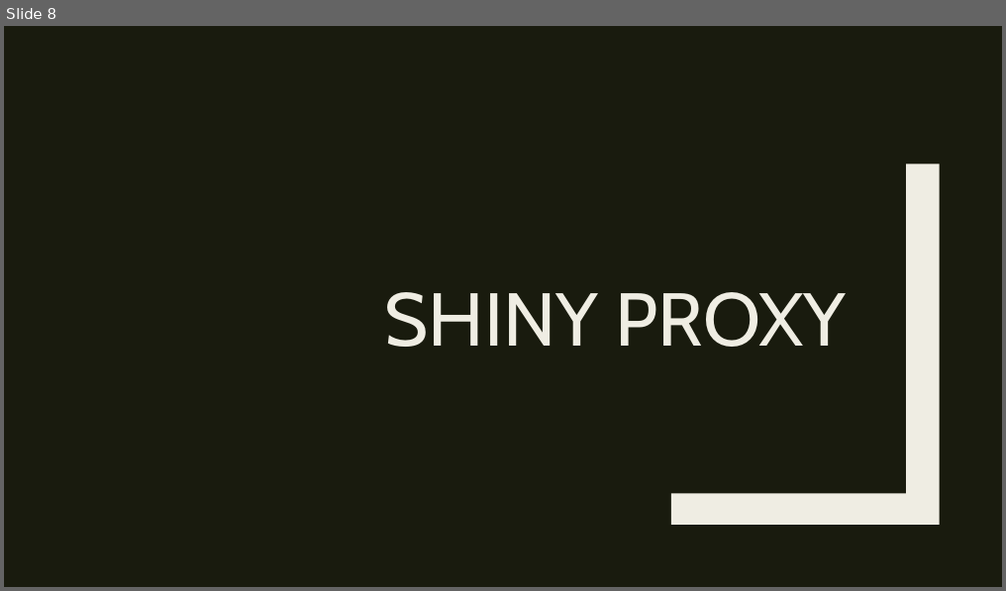
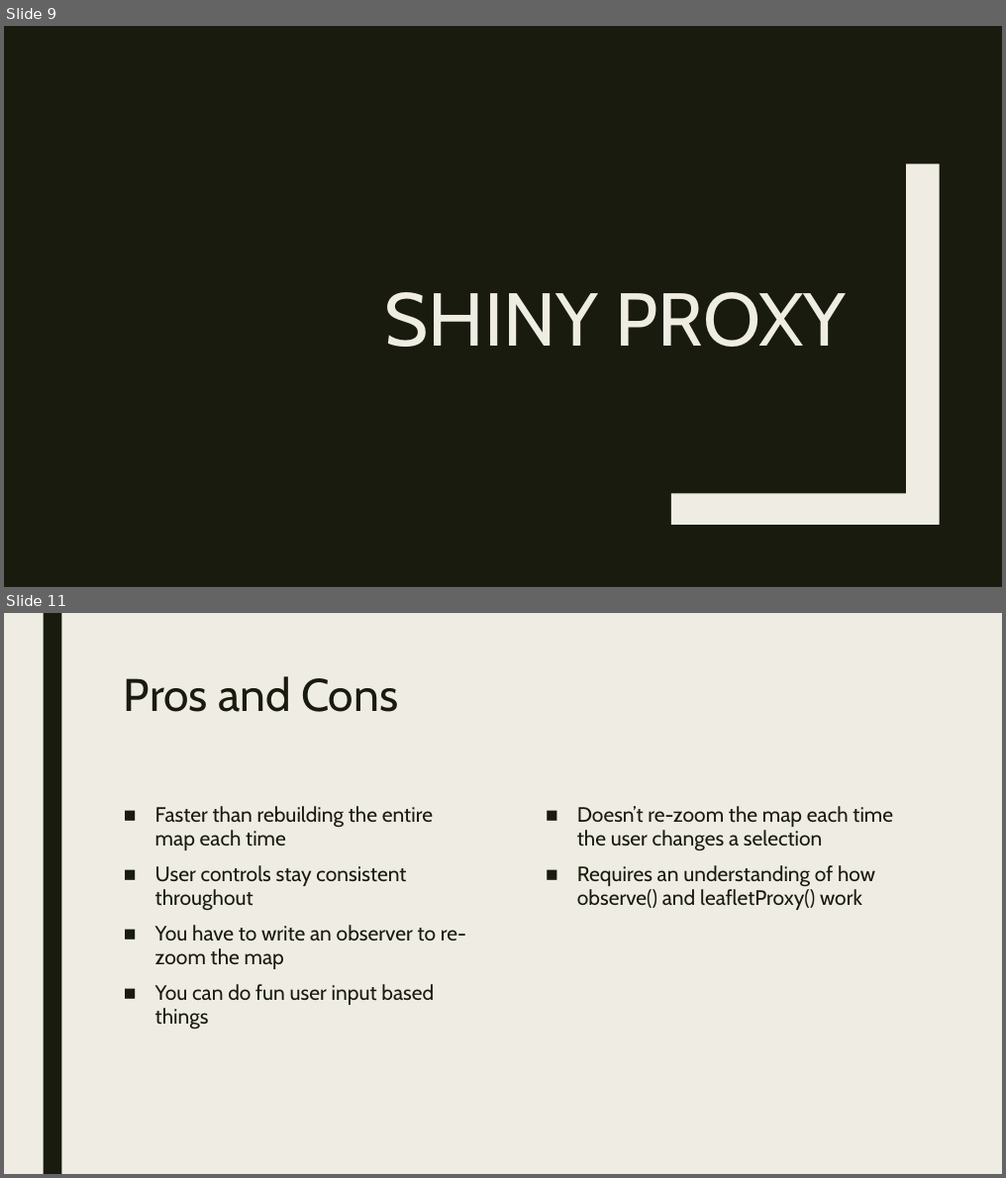
Before and after one commit to RforOperations2018/Class_10-Leaflet-Shiny, a slide deck: Class 10.pptx. Shown one above the other, each under a label of ours: slide 8 before the commit, slides 9 and 11 after it; the slides between them are not shown. The pictures are 1006x591 and 1006x1178 pixels, drawn with LibreOffice and Linux fonts; fonts in the diff are those of the drawing. Boxes give left, top, right and bottom in pixels: in the first picture for what was removed or moved away, otherwise in the second. Text is boxed around its words. In the diff, an @@ line names an element or a change of style, - is before the commit and + after.

```diff
--- a/Class 10.pptx
+++ b/Class 10.pptx
@@ slide 11 added at (4, 613, 1002, 1174), background #EFEDE3 @@
@@ rectangle added at (43, 613, 61, 1174), fill #191B0E @@
@@ title added at (124, 676, 398, 712), 44 pt, text #191B0E @@
+Pros and Cons
@@ text added at (155, 806, 466, 1030), 20 pt, text #191B0E @@
+■ Faster than rebuilding the entire map each time
+■ User controls stay consistent throughout
+■ You have to write an observer to re-zoom the map
+■ You can do fun user input based things
@@ text added at (577, 806, 893, 910), 20 pt, text #191B0E @@
+■ Doesn’t re-zoom the map each time the user changes a selection
+■ Requires an understanding of how observe() and leafletProxy() work
@@ what was slide 8 is now slide 9 @@
```
Also in this commit, not shown: 3 slides changed, 7 other slides added, 4 slides removed, 1 other file.
